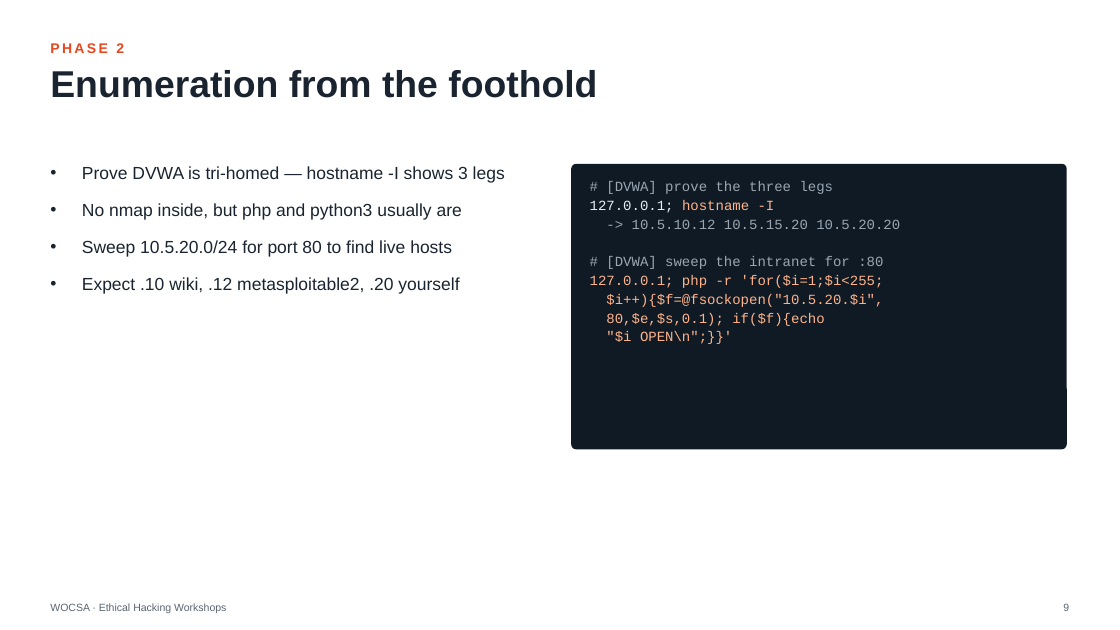
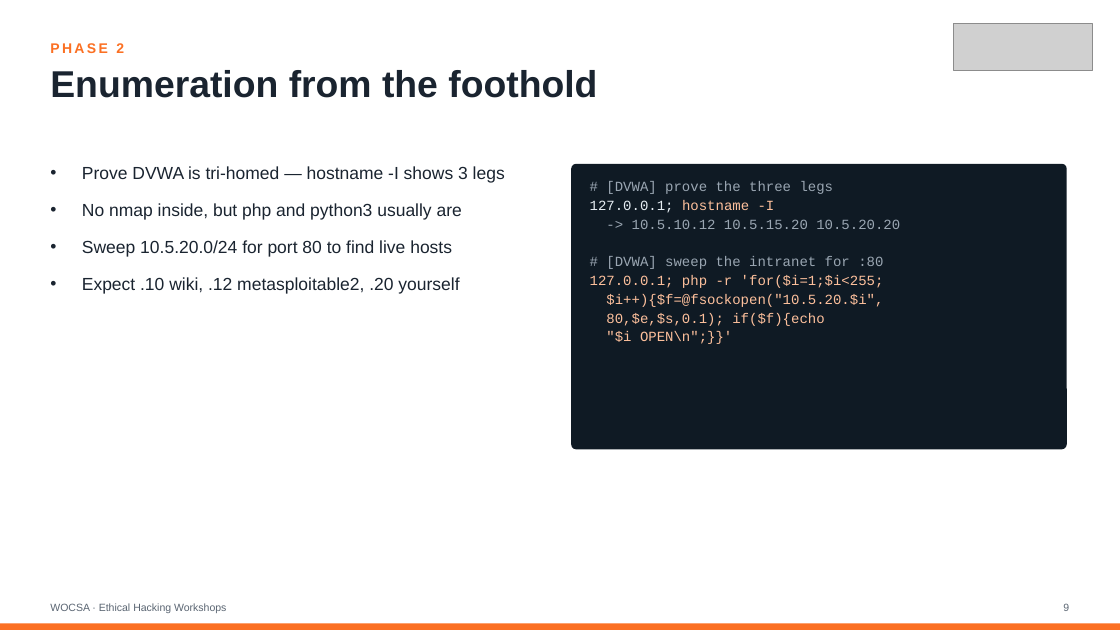
Before and after one commit to wocsa/WOCSA_Ethical_Hacking_Workshop, a slide deck: slide 9 of Network/Pivoting/WOCSA-Diapo_Pivoting_Lateral_Movement.pptx. Drawn at 1120x630 pixels with LibreOffice and Linux fonts; fonts in the diff are those of the drawing; grey boxes stand for pictures. Boxes give left, top, right and bottom in pixels: in the first picture for what was removed or moved away, otherwise in the second. Text is boxed around its words. In the diff, an @@ line names an element or a change of style, - is before the commit and + after.

```diff
--- a/Network/Pivoting/WOCSA-Diapo_Pivoting_Lateral_Movement.pptx
+++ b/Network/Pivoting/WOCSA-Diapo_Pivoting_Lateral_Movement.pptx
@@ picture added at (954,24,1092,70) @@
@@ text "PHASE 2" at (50,43,124,53): text colour #E8481F to #FB7023 @@
@@ text at (590,200,884,344): text colour #FFB38A to #FDC09C in "hostname -I", "127.0.0.1; php -r 'for($i=1;$i<255;", "$i++){$f=@fsockopen("10.5.20.$i",", "80,$e,$s,0.1); if($f){echo" and 1 more places @@
@@ rectangle added at (0,623,1120,630), fill #FB7023 @@
```
Also in this commit, not shown: 16 other slides changed, 1 slide added, 1 other file.
